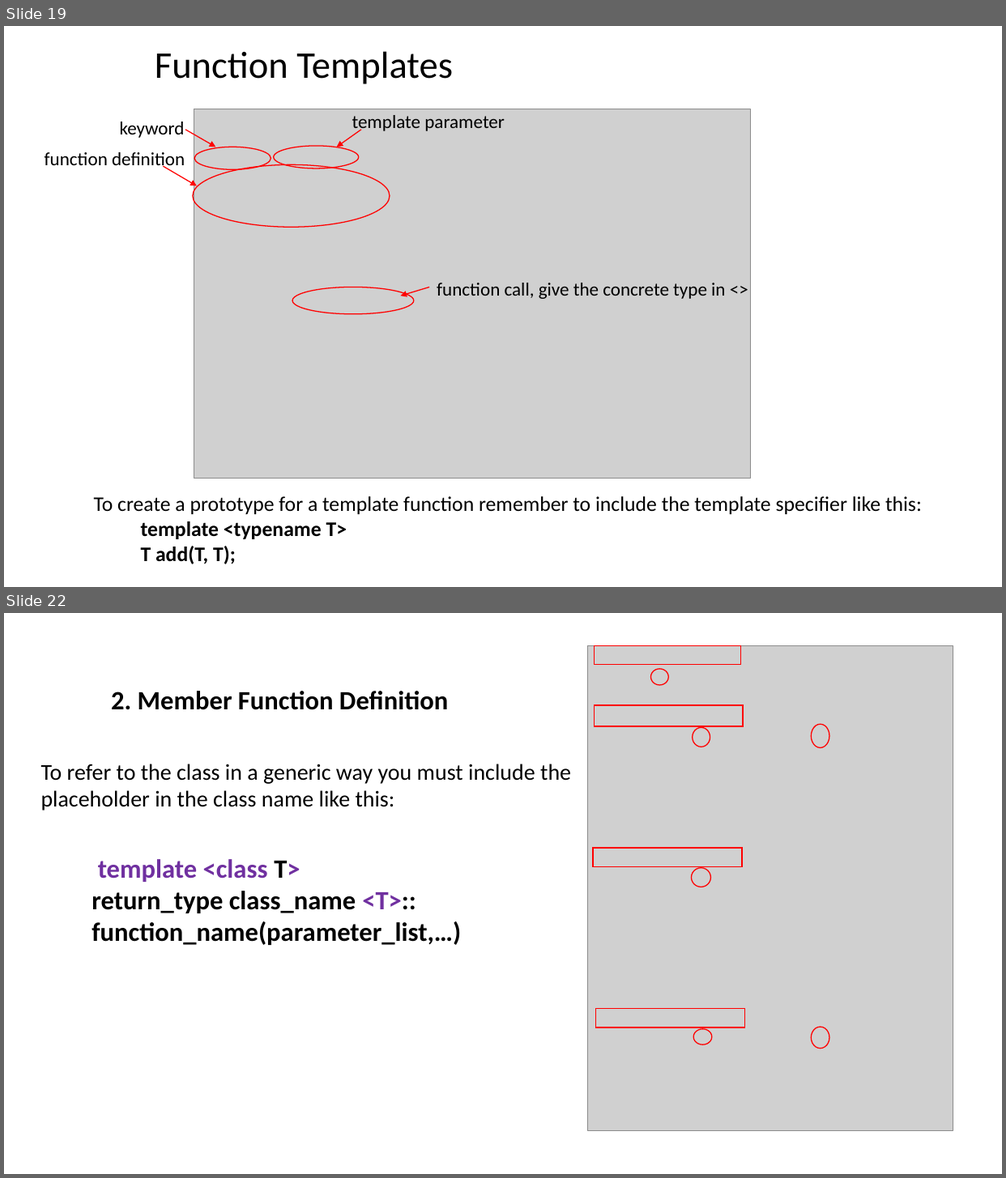
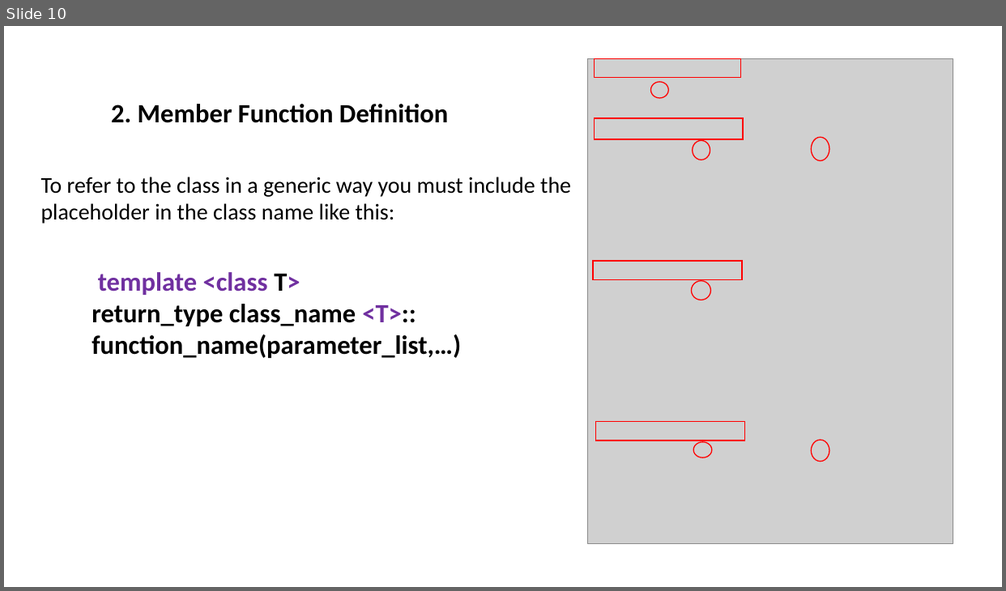
Before and after one commit to ShiqiYu/CPP, a slide deck: week13/Lab13.pptx. Shown one above the other, each under a label of ours: slides 19 and 22 before the commit, slide 10 after it; the slides between them are not shown. The pictures are 1006x1178 and 1006x591 pixels, drawn with LibreOffice and Linux fonts; fonts in the diff are those of the drawing; grey boxes stand for pictures; background and template pictures are left out. Boxes give left, top, right and bottom in pixels: in the first picture for what was removed or moved away, otherwise in the second. Text is boxed around its words. In the diff, an @@ line names an element or a change of style, - is before the commit and + after.

```diff
--- a/week13/Lab13.pptx
+++ b/week13/Lab13.pptx
@@ slide 19 removed at box(4, 26, 1002, 587), background #FFFFFF @@
@@ title removed at box(155, 51, 453, 84) @@
-Function Templates
@@ text removed at box(120, 122, 185, 138) @@
-keyword
@@ picture removed at box(194, 109, 750, 478) @@
@@ text removed at box(352, 115, 505, 133) @@
-template parameter
@@ arrow removed from (185, 130) to (216, 148) @@
@@ ellipse removed at box(274, 146, 359, 169) @@
@@ arrow removed from (361, 130) to (336, 148) @@
@@ text removed at box(44, 152, 185, 171) @@
-function definition
@@ arrow removed from (163, 166) to (197, 186) @@
@@ ellipse removed at box(193, 165, 390, 227) @@
@@ ellipse removed at box(195, 148, 271, 169) @@
@@ ellipse removed at box(292, 288, 414, 314) @@
@@ arrow removed from (429, 288) to (401, 297) @@
@@ text removed at box(437, 283, 725, 299) @@
-function call, give the concrete type in <>
@@ text removed at box(94, 497, 922, 565) @@
-  To create a prototype for a template function remember to include the template specifier like this:
-  template <typename T>
-  T add(T, T);
@@ what was slide 22 is now slide 10 @@
```
Also in this commit, not shown: 10 slides changed, 3 slides added, 13 other slides removed, 3 other files.
